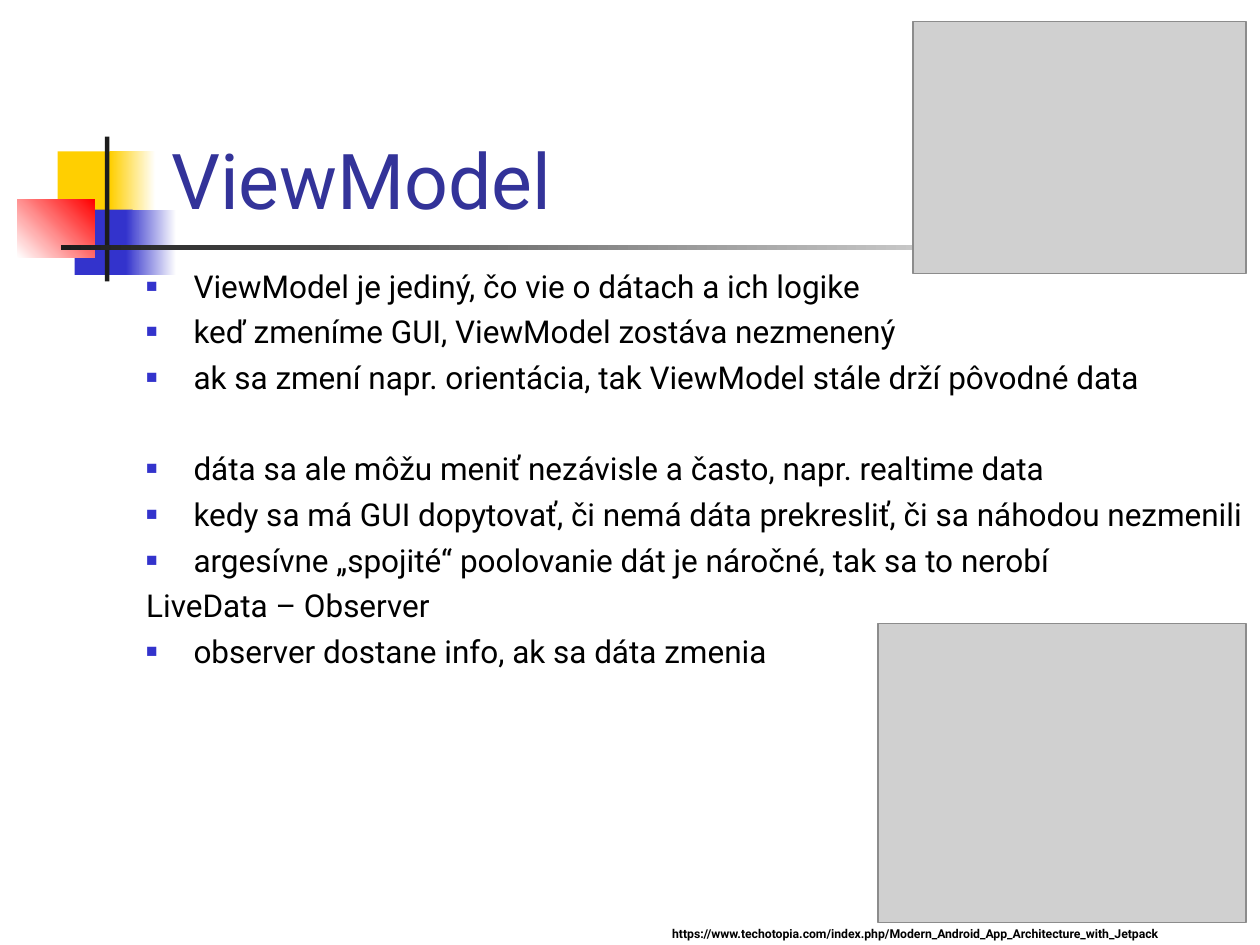
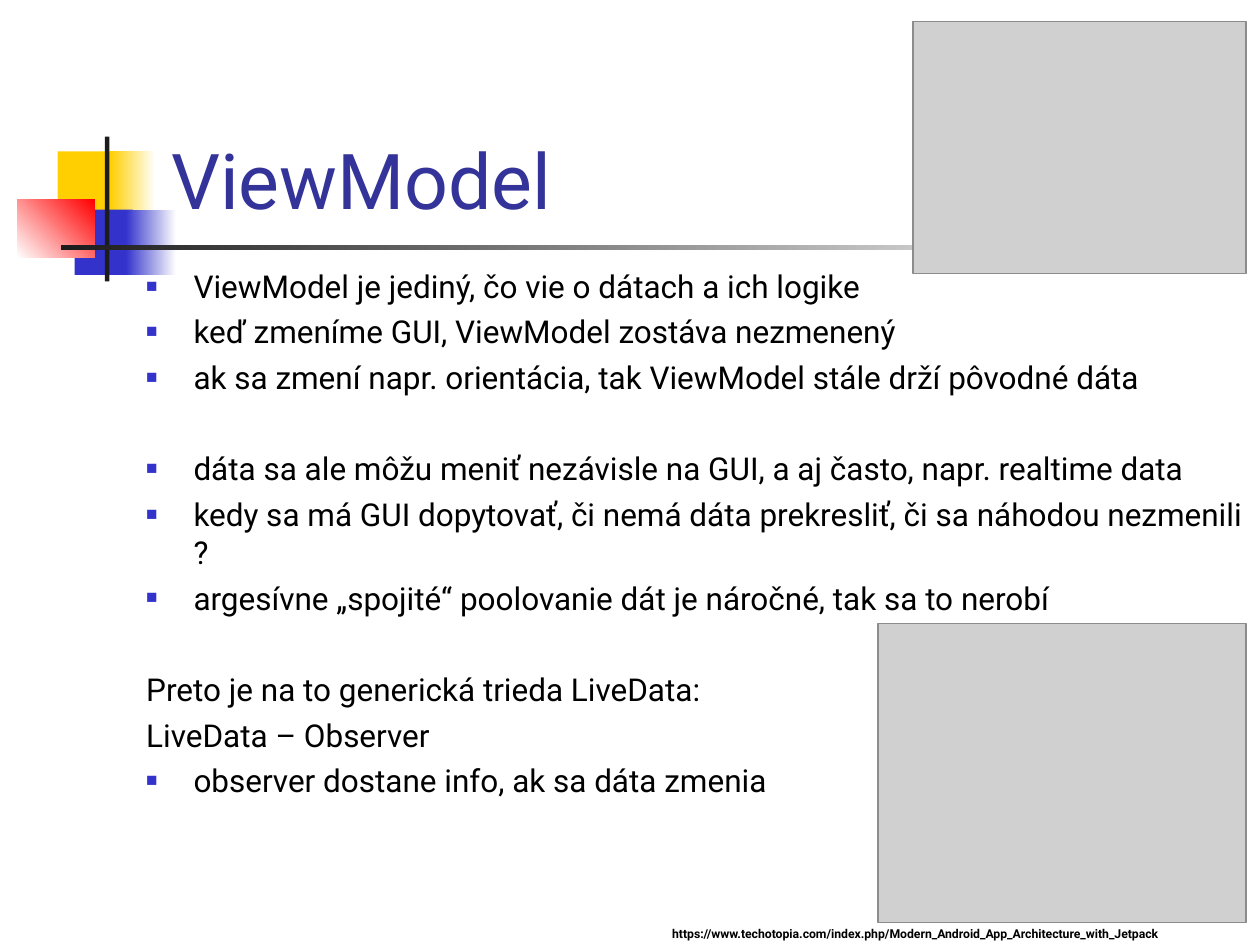
Before and after one commit to vmandro/Prednasky, a slide deck: slide 8 of 07/07_Android.ppt (slide 7 before the commit). Drawn at 1260x945 pixels with LibreOffice and Linux fonts; fonts in the diff are those of the drawing; grey boxes stand for pictures. Boxes give left, top, right and bottom in pixels: in the first picture for what was removed or moved away, otherwise in the second. Text is boxed around its words. In the diff, an @@ line names an element or a change of style, - is before the commit and + after.

```diff
--- a/07/07_Android.ppt
+++ b/07/07_Android.ppt
@@ text at bbox=[194, 365, 1241, 533]: text changed @@
-■ ak sa zmení napr. orientácia, tak ViewModel stále drží pôvodné data
-■ dáta sa ale môžu meniť nezávisle a často, napr. realtime data
-■ kedy sa má GUI dopytovať, či nemá dáta prekresliť, či sa náhodou nezmenili
+■ ak sa zmení napr. orientácia, tak ViewModel stále drží pôvodné dáta
+■ dáta sa ale môžu meniť nezávisle na GUI, a aj často, napr. realtime data
+■ kedy sa má GUI dopytovať, či nemá dáta prekresliť, či sa náhodou nezmenili ?
@@ text at bbox=[146, 677, 700, 708]: paragraph added @@
+Preto je na to generická trieda LiveData:
```
Also in this commit, not shown: 15 other slides changed, 1 slide added, 4 other files.
